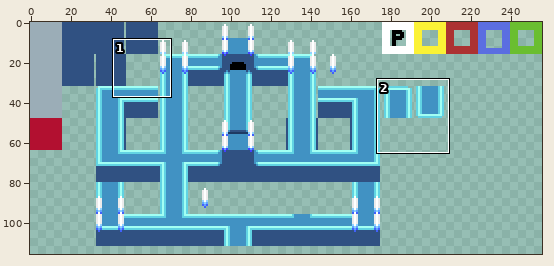
Two versions of one sprite sheet, dist/assets/img/map_tiles.png. Above, an overview of the earlier version with the close-up marked.
Close-up. Old version:
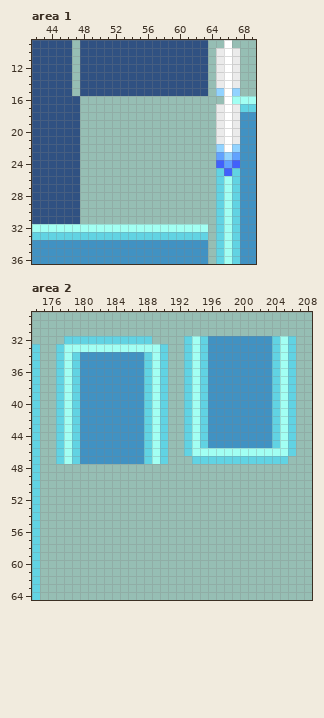
The file is 256x128 pixels. Shown: area 1: x 42..69, y 9..36; area 2: x 174..208, y 29..64. The wide view leaves out empty margins.
After the commit:
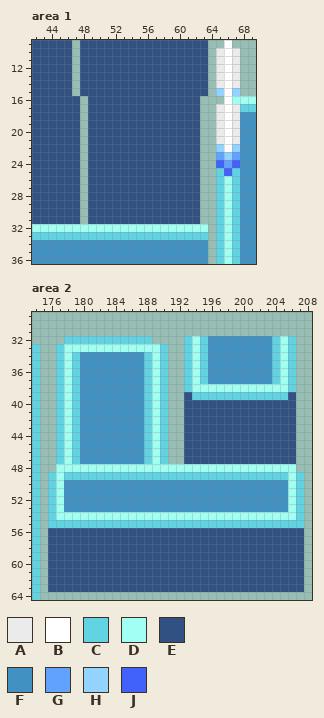
Palette (. is transparent): A #ebebeb  B #ffffff  C #61d3e3  D #a2fff3  E #305182  F #4192c3  G #61a2ff  H #92d3ff  J #4161fb
Diff:
Area 1:
The edit adds colour E in rows 16 to 31 at x 49 to 62.
Area 2:
The edit adds colour C in row 49 at x 176, 178 to 205 and 207; in rows 50 to 54 at x 176 and 207; in row 55 at x 176 to 207.
Colour D gives way to colour C in row 39 at x 194 and 205.
Colour F gives way to colour C in row 39 at x 196 to 203.
The edit adds colour D in row 48 at x 177 to 206; in rows 49 to 53 at x 177 and 206; in row 54 at x 177 to 206.
Colour C gives way to colour D in row 38 at x 195 and 204.
Colour F gives way to colour D in row 38 at x 196 to 203.
The edit adds colour E in row 47 at x 193 and 206; in rows 56 to 63 at x 176 to 207.
Colour C gives way to colour E in row 39 at x 193 and 206; in rows 40 to 45 at x 193, 195, 204 and 206; in row 46 at x 193 and 206; in row 47 at x 194 to 205.
Colour D gives way to colour E in rows 40 to 45 at x 194 and 205; in row 46 at x 194 to 205.
Colour F gives way to colour E in rows 40 to 45 at x 196 to 203.
The edit adds colour F in rows 50 to 53 at x 178 to 205.
Changed places in both close-ups, as pixel boxes (x1, y1, x2, y2):
added: (88, 96, 200, 224)
changed: (48, 384, 304, 592)
